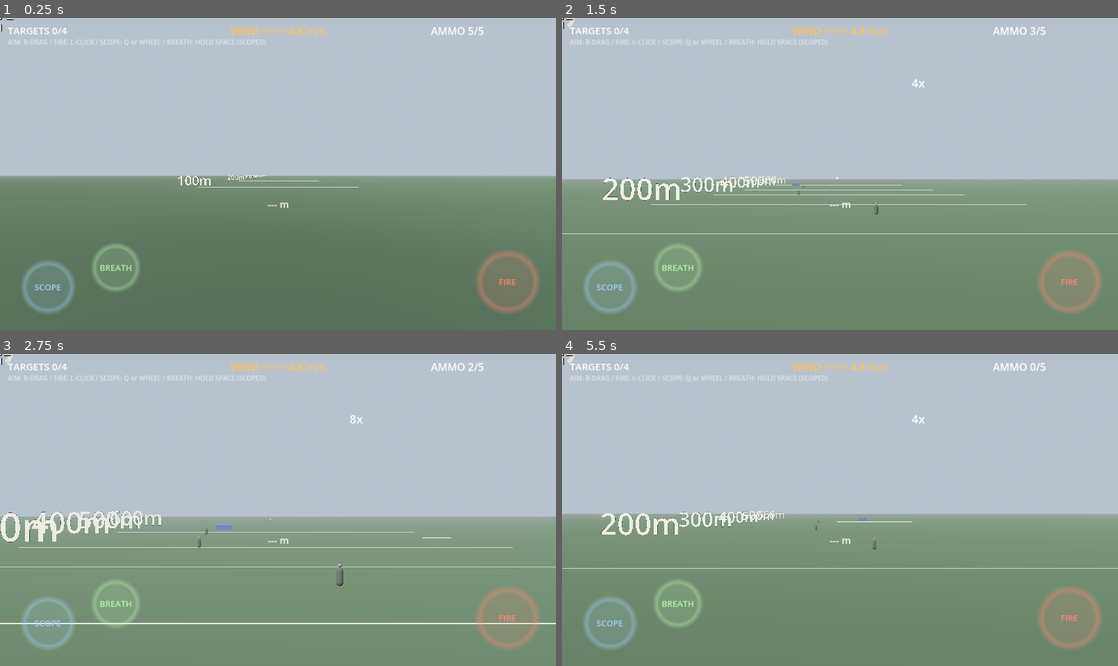
Above: before the commit, frames 1-4 (two rows, left to right).
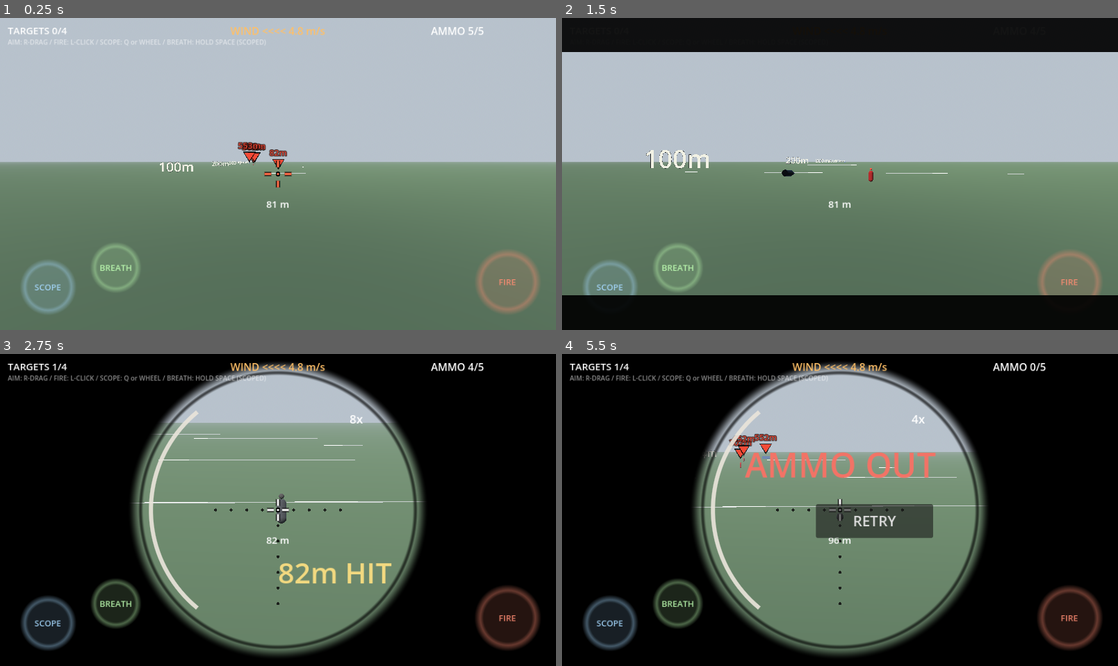
Above: after the commit, the same moments.

Repository: yasu111h/one-shot-ahead
Game: Godot game, scene res://stages/test_range/test_range.tscn
Same seed, same stepped clock (60 frames per second), same inputs: the game is played once before the commit and once after it.
Inputs (mouse positions are in pixels of both pictures, inside the frame that each line leads up to):
- Up to frame 1 (0.25 s): no input
- Up to frame 2 (1.5 s): tap Enter at 0.5 s; move the mouse to (962, 158) at 0.52 s; tap Q at 0.6 s; click (962, 158) at 0.67 s; tap Space at 0.77 s; drag from (728, 189) to (812, 236) at 1.27 s
- Up to frame 3 (2.75 s): move the mouse to (333, 441) at 2.02 s; tap Q at 2.1 s; click (333, 441) at 2.17 s
- Up to frame 4 (5.5 s): drag from (812, 572) to (673, 463) at 2.77 s; move the mouse to (1006, 556) at 3.52 s; tap Q at 3.6, 5.1 s; click (1006, 556) at 3.67 s; tap Space at 3.77 s; drag from (673, 463) to (756, 432) at 4.27 s; move the mouse to (867, 510) at 5.02 s; click (867, 510) at 5.17 s

The runs differ from the first frame. In frame 1, 5.5% of the frame differs, in the area x 0-100%, y 0-61%; in frame 2, 39%; in frame 3, 84%, in the area x 0-100%, y 0-100%; in frame 4, 79%.

Commit message:
fix: レティクル左上バグ修正（アンカー0サイズ）・標的の視認性改善（赤色化・80m・▼マーカー・初期照準）
Co-Authored-By: Claude Fable 5 <noreply@anthropic.com>

Diff:
--- a/core/camera/sniper_camera.gd
+++ b/core/camera/sniper_camera.gd
@@ -56,6 +56,16 @@
 	var sens := base_sens * lerpf(1.0, scope_sens_mult, aim_blend) * (camera.fov / BASE_FOV)
 	_yaw = clampf(_yaw - rel.x * sens, deg_to_rad(-80.0), deg_to_rad(80.0))
 	_pitch = clampf(_pitch - rel.y * sens, deg_to_rad(-25.0), deg_to_rad(25.0))
+	rotation.y = _yaw
+	_pitch_node.rotation.x = _pitch
+
+
+## 指定ワールド座標がほぼ画面中央に来る向きへ即座に合わせる（起動時の初期照準など）
+func aim_at(point: Vector3) -> void:
+	var to := point - global_position
+	var horiz := Vector2(to.x, to.z).length()
+	_yaw = clampf(atan2(-to.x, -to.z), deg_to_rad(-80.0), deg_to_rad(80.0))
+	_pitch = clampf(atan2(to.y, horiz), deg_to_rad(-25.0), deg_to_rad(25.0))
 	rotation.y = _yaw
 	_pitch_node.rotation.x = _pitch
 
--- a/enemies/target_human.gd
+++ b/enemies/target_human.gd
@@ -42,7 +42,8 @@
 	body.radius = 0.3
 	body.height = 1.5
 	_body_mat = StandardMaterial3D.new()
-	_body_mat.albedo_color = Color(0.42, 0.47, 0.38)  # オリーブ色の人型
+	# 濃い赤：緑の地面・灰色の空のどちらとも対比が強く、遠距離でも視認できる
+	_body_mat.albedo_color = Color(0.75, 0.10, 0.08)
 	body.material = _body_mat
 	body_mesh.mesh = body
 	add_child(body_mesh)
@@ -52,7 +53,7 @@
 	head.radius = 0.16
 	head.height = 0.32
 	_head_mat = StandardMaterial3D.new()
-	_head_mat.albedo_color = Color(0.8, 0.68, 0.56)
+	_head_mat.albedo_color = Color(0.95, 0.32, 0.22)  # 頭はやや明るい赤（部位が読める）
 	head.material = _head_mat
 	head_mesh.mesh = head
 	head_mesh.position = Vector3(0, 0.93, 0)
--- a/stages/test_range/test_range.gd
+++ b/stages/test_range/test_range.gd
@@ -149,10 +149,10 @@
 
 
 func _spawn_targets() -> void:
-	# 静止標的（150m）
+	# 静止標的（80m・最初に狙う練習用に近め）
 	var still := TargetHuman.new()
 	add_child(still)
-	still.global_position = Vector3(6, 0.76, -150)
+	still.global_position = Vector3(6, 0.76, -80)
 	targets.append(still)
 	# 歩行標的（300m / 450m・Path3D追従）
 	_add_walker(-300.0, 15.0, 1.5)
@@ -188,9 +188,26 @@
 	rig = SniperCamera.new()
 	add_child(rig)
 	rig.position = Vector3(0, 6.3, 1.5)  # やぐらの上
+	# 起動時は最も近い標的がほぼ画面中央に見える向きにする
+	var nearest := _nearest_target()
+	if nearest != null:
+		rig.aim_at(nearest.global_position)
 	bullet_cam = BulletCam.new()
 	add_child(bullet_cam)
 	bullet_cam.finished.connect(_check_end)
+
+
+func _nearest_target() -> Node3D:
+	var best: Node3D = null
+	var best_d := INF
+	for t in targets:
+		if not (t is Node3D) or not is_instance_valid(t) or not t.is_inside_tree():
+			continue
+		var d: float = rig.global_position.distance_to(t.global_position)
+		if d < best_d:
+			best_d = d
+			best = t
+	return best
 
 
 func _build_fx() -> void:
@@ -228,12 +245,12 @@
 		if event.index == _cam_touch_index and not is_replay_active():
 			rig.add_aim_delta(event.relative)
 		return
-	# マウス（Mac用。タッチ端末ではエミュレートマウスを無視）
-	if _is_touch:
-		if event is InputEventKey:
-			pass  # 外付けキーボードは許可
-		else:
-			return
+	# マウス（Mac用）。タッチ端末で実タッチから合成されるエミュレートマウスだけを
+	# 無視し、実マウスは端末判定に関わらず常に受け付ける
+	# （※旧実装の「タッチ端末なら全マウス無視」は、端末誤判定時にMacの
+	#   クリック・右ドラッグが全滅するため device 判定に変更）
+	if event.device == InputEvent.DEVICE_ID_EMULATION and not (event is InputEventKey):
+		return
 	if event is InputEventMouseMotion:
 		# 右ドラッグ＝視点回転（押している間だけ・キャプチャなし）
 		if Input.is_mouse_button_pressed(MOUSE_BUTTON_RIGHT) and not is_replay_active():
--- a/ui/hud.gd
+++ b/ui/hud.gd
@@ -12,6 +12,7 @@
 var scope: ScopeOverlay
 
 var _reticle: DynamicReticle
+var _markers: TargetMarkers
 var _ammo_label: Label
 var _wind_label: Label
 var _targets_label: Label
@@ -34,17 +35,28 @@
 	scope = ScopeOverlay.new()
 	add_child(scope)
 	scope.visible = false
+	# 標的マーカー（▼＋距離。スコープマスクより奥＝円の外はマスクで隠れる）
+	_markers = TargetMarkers.new()
+	_markers.stage = stage
+	_markers.rig = rig
+	_markers.mouse_filter = Control.MOUSE_FILTER_IGNORE
+	add_child(_markers)
+	move_child(_markers, 0)
+	_markers.set_anchors_and_offsets_preset(Control.PRESET_FULL_RECT)
 	# 息止め円弧ゲージ
+	# ※ set_anchors_preset は「現在のレクトを保持したままアンカーだけ変える」ため、
+	#   生成直後のサイズ(0,0)のControlに使うと0サイズのまま＝中心(size/2)が左上になる。
+	#   必ず set_anchors_and_offsets_preset でオフセットごとFULL_RECTにする。
 	_breath_arc = BreathArc.new()
 	_breath_arc.mouse_filter = Control.MOUSE_FILTER_IGNORE
 	add_child(_breath_arc)
-	_breath_arc.set_anchors_preset(Control.PRESET_FULL_RECT)
+	_breath_arc.set_anchors_and_offsets_preset(Control.PRESET_FULL_RECT)
 	_breath_arc.visible = false
 	# 動的レティクル（スコープマスクより手前）
 	_reticle = DynamicReticle.new()
 	_reticle.mouse_filter = Control.MOUSE_FILTER_IGNORE
 	add_child(_reticle)
-	_reticle.set_anchors_preset(Control.PRESET_FULL_RECT)
+	_reticle.set_anchors_and_offsets_preset(Control.PRESET_FULL_RECT)
 	# ラベル類
 	_targets_label = _make_label("TARGETS 0/0", 15, Control.PRESET_TOP_LEFT, Vector2(12, 8))
 	_hint_label = _make_label(
@@ -156,6 +168,7 @@
 	# リプレイ中はシネマ映像の邪魔になる照準UIを消す
 	scope.visible = scoped and not replay
 	_reticle.visible = not replay
+	_markers.visible = not replay
 	_reticle.scoped = scoped
 	_zoom_label.visible = scoped and not replay
 	_zoom_label.text = ["1x", "4x", "8x"][rig.zoom_stage]
@@ -265,6 +278,53 @@
 			Reticle.draw_hitmark(self, c, hcol)
 
 
+## 標的マーカー：生存標的の頭上に▼＋距離ラベルを常時表示する2Dオーバーレイ。
+## 「標的がどこにいるか」を一目で分かるようにする（背景に沈まないよう縁取り付き）
+class TargetMarkers:
+	extends Control
+
+	const COL := Color(1.0, 0.30, 0.22, 0.95)
+	const COL_OUTLINE := Color(0.0, 0.0, 0.0, 0.8)
+	const FONT_SIZE := 13
+	const MARKER_HEIGHT := 2.2   # 標的原点からマーカーまでの高さ(m)
+
+	var stage: Node3D
+	var rig: SniperCamera
+
+	func _process(_delta: float) -> void:
+		queue_redraw()
+
+	func _draw() -> void:
+		if stage == null or rig == null or rig.camera == null:
+			return
+		var cam: Camera3D = rig.camera
+		var font := ThemeDB.fallback_font
+		for t in stage.targets:
+			if not is_instance_valid(t) or not t.alive or not t.is_inside_tree():
+				continue
+			var wp: Vector3 = t.global_position + Vector3(0, MARKER_HEIGHT, 0)
+			if cam.is_position_behind(wp):
+				continue
+			var sp := cam.unproject_position(wp)
+			# ▼（下向き三角。縁取り→本体の順で背景に負けないように）
+			var tri := PackedVector2Array([
+				sp + Vector2(-8, -14), sp + Vector2(8, -14), sp + Vector2(0, -2)])
+			var tri_o := PackedVector2Array([
+				sp + Vector2(-10, -16), sp + Vector2(10, -16), sp + Vector2(0, 1)])
+			draw_colored_polygon(tri_o, COL_OUTLINE)
+			draw_colored_polygon(tri, COL)
+			# 距離ラベル（▼の上・中央寄せ）
+			var dist := int(round(cam.global_position.distance_to(t.global_position)))
+			var text := "%dm" % dist
+			var ts := font.get_string_size(
+				text, HORIZONTAL_ALIGNMENT_CENTER, -1, FONT_SIZE)
+			var tp := sp + Vector2(-ts.x * 0.5, -20)
+			draw_string_outline(font, tp, text,
+				HORIZONTAL_ALIGNMENT_LEFT, -1, FONT_SIZE, 4, COL_OUTLINE)
+			draw_string(font, tp, text,
+				HORIZONTAL_ALIGNMENT_LEFT, -1, FONT_SIZE, COL)
+
+
 ## 息止め円弧ゲージ（スコープ円の左弧に沿って描画）
 class BreathArc:
 	extends Control
--- a/ui/scope_overlay.gd
+++ b/ui/scope_overlay.gd
@@ -25,7 +25,9 @@
 
 
 func _ready() -> void:
-	set_anchors_preset(Control.PRESET_FULL_RECT)
+	# ※ set_anchors_preset だと生成直後のサイズ(0,0)が保持されて0サイズのままになる。
+	#   オフセットごとFULL_RECTにする（レティクル左上バグと同根）
+	set_anchors_and_offsets_preset(Control.PRESET_FULL_RECT)
 	mouse_filter = Control.MOUSE_FILTER_IGNORE
 	_mask = ColorRect.new()
 	_mask.mouse_filter = Control.MOUSE_FILTER_IGNORE
@@ -35,7 +37,7 @@
 	_mat.shader = shader
 	_mask.material = _mat
 	add_child(_mask)
-	_mask.set_anchors_preset(Control.PRESET_FULL_RECT)
+	_mask.set_anchors_and_offsets_preset(Control.PRESET_FULL_RECT)
 	resized.connect(_update_params)
 	_update_params()
 
